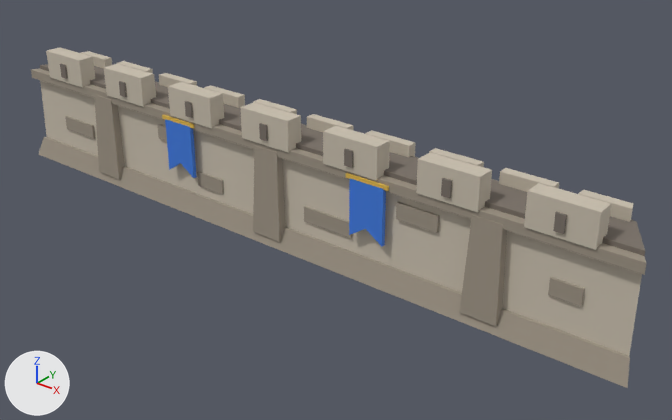
Renders of the glTF model public/models/wall_seg_1.glb from each side of a commit.
Before and after are seen from a 50 mm lens placed at (0.797, -0.89, 0.613), pointed at (0.065, 0.026, 0.045). Arrows for +X, +Y and +Z are at lower left; the lights stay in place. The older version comes first. Vertices at exactly the same position are counted once.

In view in the first picture: 'wall_seg_1'.
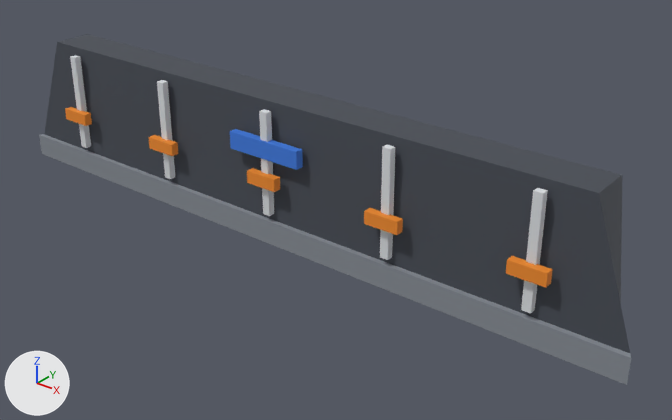
Boxes [x1, y1, x2, y2] around the edits, measured in the pictures (672 x 420 px):
'wall_seg_1', reshaped: before [31, 47, 647, 388]; after [39, 34, 631, 385]
part 1 of me_wall_seg_1, added: after [70, 55, 91, 148]
part 2 of me_wall_seg_1, added: after [157, 80, 175, 179]
part 3 of me_wall_seg_1, added: after [259, 109, 274, 216]
part 4 of me_wall_seg_1, added: after [380, 145, 395, 260]
part 5 of me_wall_seg_1, added: after [521, 188, 548, 313]
part 6 of me_wall_seg_1, added: after [65, 107, 92, 126]
part 7 of me_wall_seg_1, added (orange): after [148, 135, 178, 156]
part 8 of me_wall_seg_1, added (orange): after [247, 168, 280, 192]
part 9 of me_wall_seg_1, added (orange): after [364, 208, 403, 235]
part 10 of me_wall_seg_1, added (orange): after [506, 256, 553, 288]
part 11 of me_wall_seg_1, added (blue): after [230, 129, 303, 170]
part 12 of me_wall_seg_1, rebuilt: before [39, 137, 630, 388]; after [39, 134, 631, 385]
part 13 of me_wall_seg_1, rebuilt (55% taller): before [31, 69, 647, 275]; after [44, 34, 630, 353]
part 14 of me_wall_seg_1, deleted: before [40, 47, 645, 356]

The edits, one by one:
Material 'city_concrete_light' (mat_city_concrete_light) is new.
Its base color is (0.723, 0.745, 0.776) (light grey #dde0e4).
Its roughness is 0.85.
Material 'city_hazard' (mat_city_hazard) is new.
Its base color is (0.888, 0.262, 0.0212) (orange #f28c28).
Its roughness is 0.78.
Material 'city_iron' (mat_city_iron) is new.
Its base color is (0.0595, 0.0685, 0.0865) (dark grey #454a53).
Its roughness is 0.7.
Material 'city_concrete_dark' (mat_city_concrete_dark) is new.
Its base color is (0.242, 0.266, 0.301) (grey #878d95).
Its roughness is 0.85.
me_wall_seg_1 is used by ob_wall_seg_1; location (0.0, 0.0, 0.0).
me_wall_seg_1 had 332 vertices, 500 faces and spanned x -0.529..0.529, y -0.05..0.05, z 0.0..0.192.
me_wall_seg_1 no longer uses material mat_city_stone_dark (grey #9d9384).
me_wall_seg_1 no longer uses material mat_city_stone (light grey #c9bfae).
me_wall_seg_1 no longer uses material mat_city_stone_deep (grey #7a7168).
me_wall_seg_1 now has 104 vertices, 156 faces and spans x -0.526..0.526, y -0.056..0.075, z 0.0..0.205.
me_wall_seg_1 part 1: a new loose piece, a box spanning x -0.406..-0.394, y -0.047..-0.037, z 0.045..0.195, in mat_city_concrete_light (light grey #dde0e4).
me_wall_seg_1 part 2: a new loose piece, a box spanning x -0.206..-0.194, y -0.047..-0.037, z 0.045..0.195, in mat_city_concrete_light (light grey #dde0e4).
me_wall_seg_1 part 3: a new loose piece, a box spanning x -0.006..0.006, y -0.047..-0.037, z 0.045..0.195, in mat_city_concrete_light (light grey #dde0e4).
me_wall_seg_1 part 4: a new loose piece, a box spanning x 0.194..0.206, y -0.047..-0.037, z 0.045..0.195, in mat_city_concrete_light (light grey #dde0e4).
me_wall_seg_1 part 5: a new loose piece, a box spanning x 0.394..0.406, y -0.047..-0.037, z 0.045..0.195, in mat_city_concrete_light (light grey #dde0e4).
me_wall_seg_1 part 6: a new loose piece, a box spanning x -0.425..-0.375, y -0.056..-0.044, z 0.09..0.108, in mat_city_hazard (orange #f28c28).
me_wall_seg_1 part 7: a new loose piece, a box spanning x -0.225..-0.175, y -0.056..-0.044, z 0.09..0.108, in mat_city_hazard (orange #f28c28).
me_wall_seg_1 part 8: a new loose piece, a box spanning x -0.025..0.025, y -0.056..-0.044, z 0.09..0.108, in mat_city_hazard (orange #f28c28).
me_wall_seg_1 part 9: a new loose piece, a box spanning x 0.175..0.225, y -0.056..-0.044, z 0.09..0.108, in mat_city_hazard (orange #f28c28).
me_wall_seg_1 part 10: a new loose piece, a box spanning x 0.375..0.425, y -0.056..-0.044, z 0.09..0.108, in mat_city_hazard (orange #f28c28).
me_wall_seg_1 part 11: a new loose piece, a box spanning x -0.06..0.06, y -0.05..-0.038, z 0.13..0.155, in mat_team (blue #3d7be0).
me_wall_seg_1 part 12: the loose piece of 8 vertices spanning x -0.529..0.529, y -0.05..0.05, z 0.0..0.03 is rebuilt with 8 vertices and now spans x -0.526..0.526, y -0.045..0.075, z 0.0..0.035, in mat_city_concrete_dark (grey #878d95).
me_wall_seg_1 part 13: the loose piece of 8 vertices spanning x -0.525..0.525, y -0.043..0.043, z 0.136..0.15 is rebuilt with 8 vertices and now spans x -0.522..0.522, y -0.038..0.038, z 0.035..0.205, in mat_city_iron (dark grey #454a53).
me_wall_seg_1 part 14: 39 loose pieces with 316 vertices, spanning x -0.52..0.52, y -0.049..0.038, z 0.012..0.192, are deleted.
me_wall_seg_1 no longer uses material mat_city_gold (yellow #e0b84a).
me_wall_seg_1 gains material mat_city_concrete_dark (grey #878d95).
me_wall_seg_1 gains material mat_city_iron (dark grey #454a53).
me_wall_seg_1 gains material mat_city_concrete_light (light grey #dde0e4).
me_wall_seg_1 gains material mat_city_hazard (orange #f28c28).
